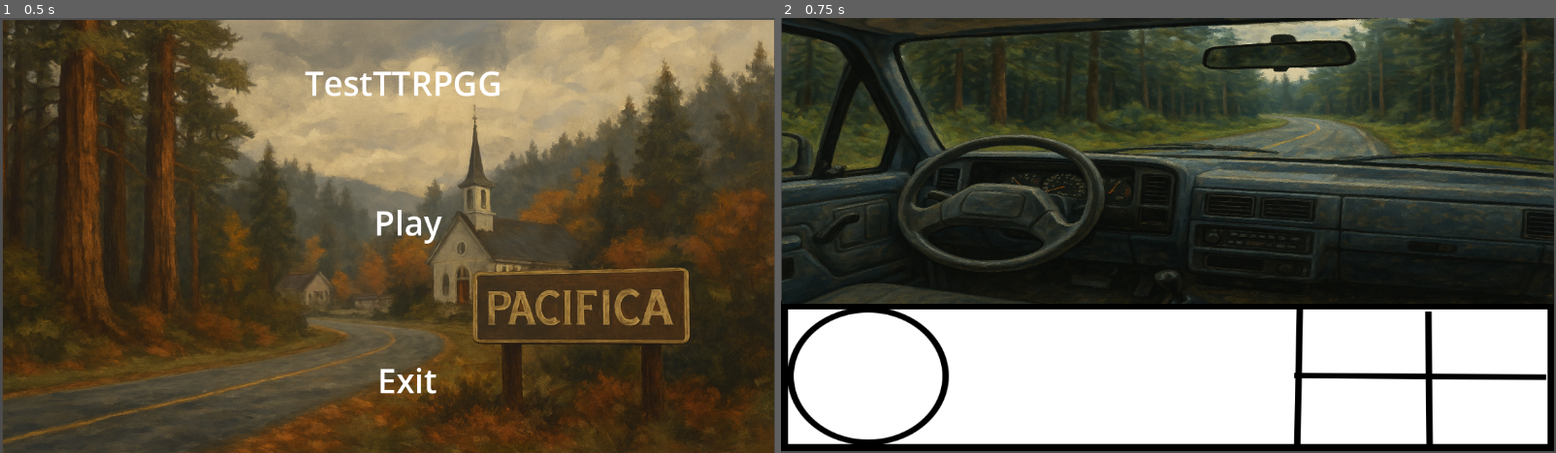
Above: before the commit, frames 1-2 (left to right).
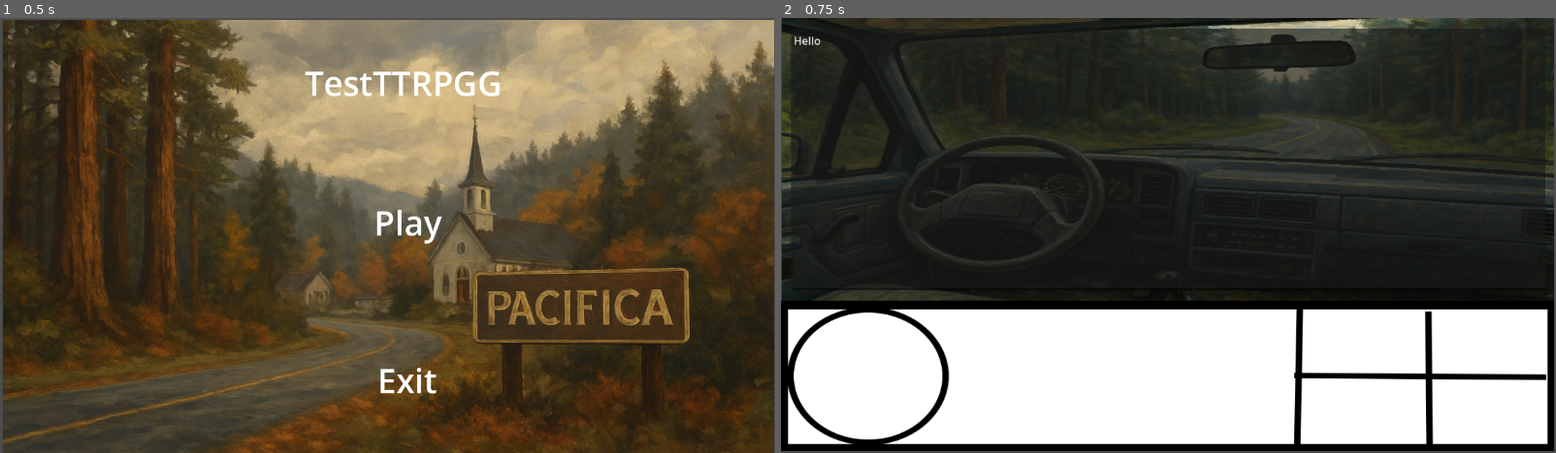
Above: after the commit, the same moments.

Repository: metalicmagic45/AlexandNathanGame
Game: Godot game, scene res://Main.tscn
Same seed, same stepped clock (60 frames per second), same inputs: the game is played once before the commit and once after it.
Inputs (mouse positions are in pixels of both pictures, inside the frame that each line leads up to):
- Up to frame 1 (0.5 s): no input
- Up to frame 2 (0.75 s): click (1191, 226) at 0.5 s

Frame 1 is identical in both runs. In frame 2, 13% of the frame differs, in the area x 0-100%, y 2-66%.

Commit message:
Orginized Nodes and scenes

Diff:
--- a/alexnathan/zone_1.gd
+++ b/alexnathan/MasterZone.gd
@@ -2,6 +2,7 @@
 
 @onready var PauseLayer = $PauseLayer
 @onready var PausePanel = $PauseLayer/Panel
+@onready var Kate = get_node("CharacterPortraitTextLayer/TextBoxKateCharacterPortrait")
 
 
 
@@ -18,3 +19,5 @@
 func _on_menu_button_down() -> void:
 	get_tree().change_scene_to_file("res://Main.tscn")
 # Replace with function body.
+#func _process(delta: float) -> void:
+	#Kate.visible = true
--- a/alexnathan/MasterZone.tscn
+++ b/alexnathan/MasterZone.tscn
@@ -1,6 +1,6 @@
 [gd_scene load_steps=8 format=3 uid="uid://baadmwnt50klc"]
 
-[ext_resource type="Script" path="res://zone_1.gd" id="1_bvy2v"]
+[ext_resource type="Script" path="res://MasterZone.gd" id="1_bvy2v"]
 [ext_resource type="Texture2D" uid="uid://bjy7pey031kq0" path="res://Pirctures/CharacterUI.png" id="2_48lkj"]
 [ext_resource type="Texture2D" uid="uid://bpx6qvxbcuuhb" path="res://Pirctures/KatePortrait.png" id="3_ivyb7"]
 [ext_resource type="Texture2D" uid="uid://c1yh175k6k6iy" path="res://Pirctures/TylerPortrait.png" id="4_fsy5w"]
@@ -53,28 +53,28 @@
 
 [node name="CharacterPortraitTextLayer" type="CanvasLayer" parent="."]
 
-[node name="KateCharacterPortrait" type="Sprite2D" parent="CharacterPortraitTextLayer"]
+[node name="TextBoxKateCharacterPortrait" type="Sprite2D" parent="CharacterPortraitTextLayer"]
 visible = false
 position = Vector2(152, 225)
 scale = Vector2(0.856544, 0.802623)
 texture = ExtResource("3_ivyb7")
 metadata/_edit_lock_ = true
 
-[node name="TylerCharacterPortrait" type="Sprite2D" parent="CharacterPortraitTextLayer"]
+[node name="TextBoxTylerCharacterPortrait" type="Sprite2D" parent="CharacterPortraitTextLayer"]
 visible = false
 position = Vector2(151, 220)
 scale = Vector2(0.933394, 0.759921)
 texture = ExtResource("4_fsy5w")
 metadata/_edit_lock_ = true
 
-[node name="AnnaCharacterPortrait" type="Sprite2D" parent="CharacterPortraitTextLayer"]
+[node name="TextBoxAnnaCharacterPortrait" type="Sprite2D" parent="CharacterPortraitTextLayer"]
 visible = false
 position = Vector2(154, 221)
 scale = Vector2(0.665698, 0.884005)
 texture = ExtResource("5_d0ijk")
 metadata/_edit_lock_ = true
 
-[node name="JhonsonCharacterPortrait" type="Sprite2D" parent="CharacterPortraitTextLayer"]
+[node name="TextBoxJhonsonCharacterPortrait" type="Sprite2D" parent="CharacterPortraitTextLayer"]
 visible = false
 position = Vector2(153, 220)
 scale = Vector2(0.718336, 0.755542)
@@ -84,7 +84,7 @@
 [node name="ZoneBackgroundLayer" type="CanvasLayer" parent="."]
 layer = -1
 
-[node name="Zone1" type="Sprite2D" parent="ZoneBackgroundLayer"]
+[node name="Zone1bACKGROUND" type="Sprite2D" parent="ZoneBackgroundLayer"]
 position = Vector2(575, 212)
 scale = Vector2(0.74707, 0.418457)
 texture = ExtResource("7_gqlp8")
--- /dev/null
+++ b/alexnathan/Zone1.gd
@@ -0,0 +1,13 @@
+extends Node2D
+var master
+
+# Called when the node enters the scene tree for the first time.
+func _ready() -> void:
+	master = get_tree
+
+
+# Called every frame. 'delta' is the elapsed time since the previous frame.
+#func _process(delta: float) -> void:
+	#master.KateCharacterPortrait.visible = true
+	#if master.KateCharacterPortrait.visible == true:
+		#print(1)
--- /dev/null
+++ b/alexnathan/Zone1.tscn
@@ -0,0 +1,6 @@
+[gd_scene load_steps=2 format=3 uid="uid://dbr4pc4l747c8"]
+
+[ext_resource type="Script" path="res://Zone1.gd" id="1_kwrk8"]
+
+[node name="Node2D" type="Node2D"]
+script = ExtResource("1_kwrk8")
--- a/alexnathan/main.gd
+++ b/alexnathan/main.gd
@@ -10,7 +10,7 @@
 	print(1)
 
 func _on_play_button_button_down() -> void:
-	get_tree().change_scene_to_file("res://zone_1.tscn")
+	get_tree().change_scene_to_file("res://MasterZone.tscn")
 
 func _on_exit_button_button_down() -> void:
 	get_tree().quit()
--- a/alexnathan/zone_1.tscn
+++ /dev/null
@@ -1,129 +0,0 @@
-[gd_scene load_steps=12 format=3 uid="uid://bhnggr2sdkomb"]
-
-[ext_resource type="Script" path="res://zone_1.gd" id="1_dd0yq"]
-[ext_resource type="Texture2D" uid="uid://bo3l02owb8slj" path="res://Pirctures/raw.png" id="2_2rdst"]
-[ext_resource type="Texture2D" uid="uid://bjy7pey031kq0" path="res://Pirctures/CharacterUI.png" id="3_joska"]
-[ext_resource type="Texture2D" uid="uid://bpx6qvxbcuuhb" path="res://Pirctures/KatePortrait.png" id="4_bi8is"]
-[ext_resource type="Texture2D" uid="uid://c1yh175k6k6iy" path="res://Pirctures/TylerPortrait.png" id="5_i0wla"]
-[ext_resource type="Texture2D" uid="uid://bwopnifwk3vgw" path="res://Pirctures/AnnaPortrait.png" id="6_70m0h"]
-[ext_resource type="Texture2D" uid="uid://cnrr7sbxe4e7k" path="res://Pirctures/JhonsonPortrait.png" id="7_iccej"]
-
-[sub_resource type="CircleShape2D" id="CircleShape2D_iji1e"]
-
-[sub_resource type="SphereMesh" id="SphereMesh_kbrvy"]
-
-[sub_resource type="Gradient" id="Gradient_n8fwp"]
-offsets = PackedFloat32Array(0, 0.36747, 0.487952, 0.861446, 1)
-colors = PackedColorArray(0, 0, 0, 1, 0.13253, 0.13253, 0.13253, 1, 0.487952, 0.487952, 0.487952, 1, 0.0722892, 0.0722892, 0.0722892, 1, 1, 1, 1, 1)
-
-[sub_resource type="GradientTexture1D" id="GradientTexture1D_04hnl"]
-gradient = SubResource("Gradient_n8fwp")
-
-[node name="MasterZone" type="Node2D"]
-script = ExtResource("1_dd0yq")
-
-[node name="RigidBody2D" type="RigidBody2D" parent="."]
-visible = false
-gravity_scale = 0.0
-
-[node name="CollisionShape2D" type="CollisionShape2D" parent="RigidBody2D"]
-position = Vector2(797, 304)
-shape = SubResource("CircleShape2D_iji1e")
-
-[node name="MeshInstance2D" type="MeshInstance2D" parent="RigidBody2D/CollisionShape2D"]
-scale = Vector2(200, 200)
-mesh = SubResource("SphereMesh_kbrvy")
-texture = SubResource("GradientTexture1D_04hnl")
-metadata/_edit_lock_ = true
-
-[node name="PauseLayer" type="CanvasLayer" parent="."]
-
-[node name="Panel" type="Panel" parent="PauseLayer"]
-visible = false
-offset_right = 1152.0
-offset_bottom = 651.0
-
-[node name="Menu" type="Button" parent="PauseLayer/Panel"]
-layout_mode = 1
-offset_left = 1.0
-offset_top = 100.0
-offset_right = 102.0
-offset_bottom = 165.0
-text = "Main Menu"
-
-[node name="Save" type="Button" parent="PauseLayer/Panel"]
-layout_mode = 1
-anchors_preset = 4
-anchor_top = 0.5
-anchor_bottom = 0.5
-offset_left = 3.0
-offset_top = -95.5
-offset_right = 104.0
-offset_bottom = -32.5
-grow_vertical = 2
-text = "Save"
-
-[node name="Load" type="Button" parent="PauseLayer/Panel"]
-layout_mode = 1
-anchors_preset = 4
-anchor_top = 0.5
-anchor_bottom = 0.5
-offset_top = -3.5
-offset_right = 104.0
-offset_bottom = 45.5
-grow_vertical = 2
-text = "Load
-"
-
-[node name="BottomUi" type="Sprite2D" parent="."]
-position = Vector2(573, 533)
-scale = Vector2(0.96, 0.826111)
-texture = ExtResource("3_joska")
-metadata/_edit_lock_ = true
-
-[node name="KateAsianFemaleCharacterPortrait" type="Sprite2D" parent="BottomUi"]
-visible = false
-position = Vector2(-458.875, 1.07668)
-scale = Vector2(0.856544, 0.802623)
-texture = ExtResource("4_bi8is")
-metadata/_edit_lock_ = true
-
-[node name="TylerWhiteMaleCharacterPortrait" type="Sprite2D" parent="BottomUi"]
-visible = false
-position = Vector2(-459.125, 3.23437)
-scale = Vector2(0.933394, 0.759921)
-texture = ExtResource("5_i0wla")
-metadata/_edit_lock_ = true
-
-[node name="AnnaWhiteFemaleCharacterPortrait" type="Sprite2D" parent="BottomUi"]
-visible = false
-position = Vector2(-459.021, 6.85685)
-scale = Vector2(0.665698, 0.884005)
-texture = ExtResource("6_70m0h")
-metadata/_edit_lock_ = true
-
-[node name="JhonsonBlackMaleCharacterPortrait" type="Sprite2D" parent="BottomUi"]
-visible = false
-position = Vector2(-459.76, 1.45003)
-scale = Vector2(0.718336, 0.755542)
-texture = ExtResource("7_iccej")
-metadata/_edit_lock_ = true
-
-[node name="TextEdit" type="TextEdit" parent="."]
-offset_left = 15.0
-offset_top = 16.0
-offset_right = 1136.0
-offset_bottom = 320.0
-text = "Hello"
-metadata/_edit_lock_ = true
-
-[node name="Backgrounds" type="Sprite2D" parent="."]
-position = Vector2(575, 212)
-scale = Vector2(0.74707, 0.418457)
-
-[node name="Zone1" type="Sprite2D" parent="Backgrounds"]
-scale = Vector2(1, 1)
-texture = ExtResource("2_2rdst")
-metadata/_edit_lock_ = true
-
-[connection signal="button_down" from="PauseLayer/Panel/Menu" to="." method="_on_menu_button_down"]
